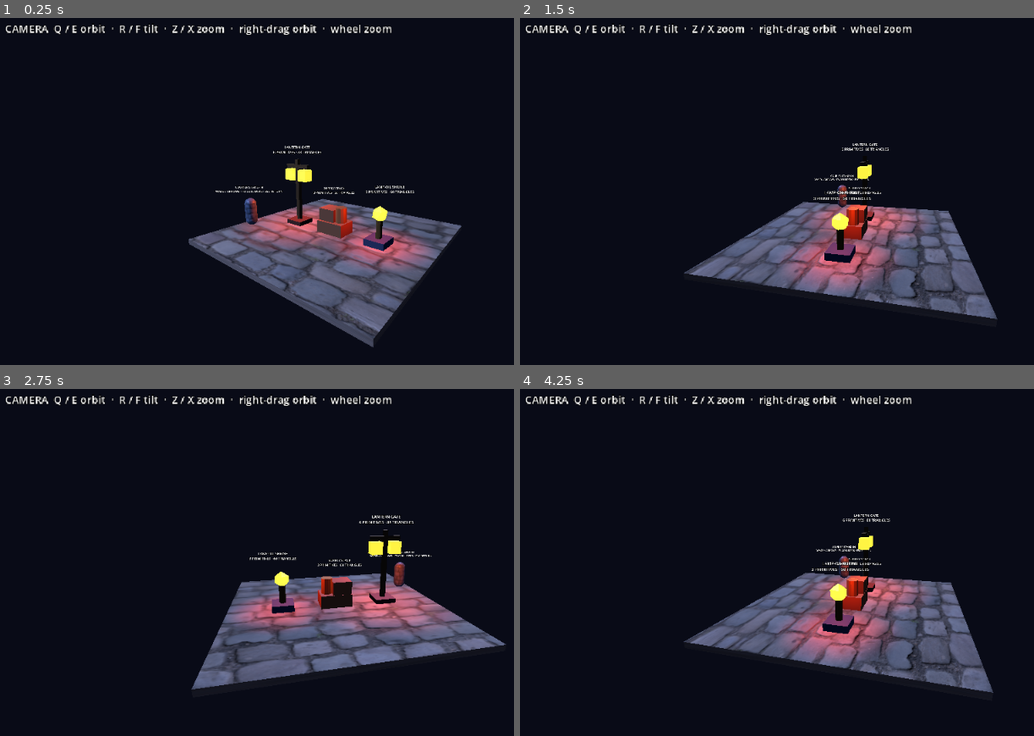
Above: before the commit, frames 1-4 (two rows, left to right).
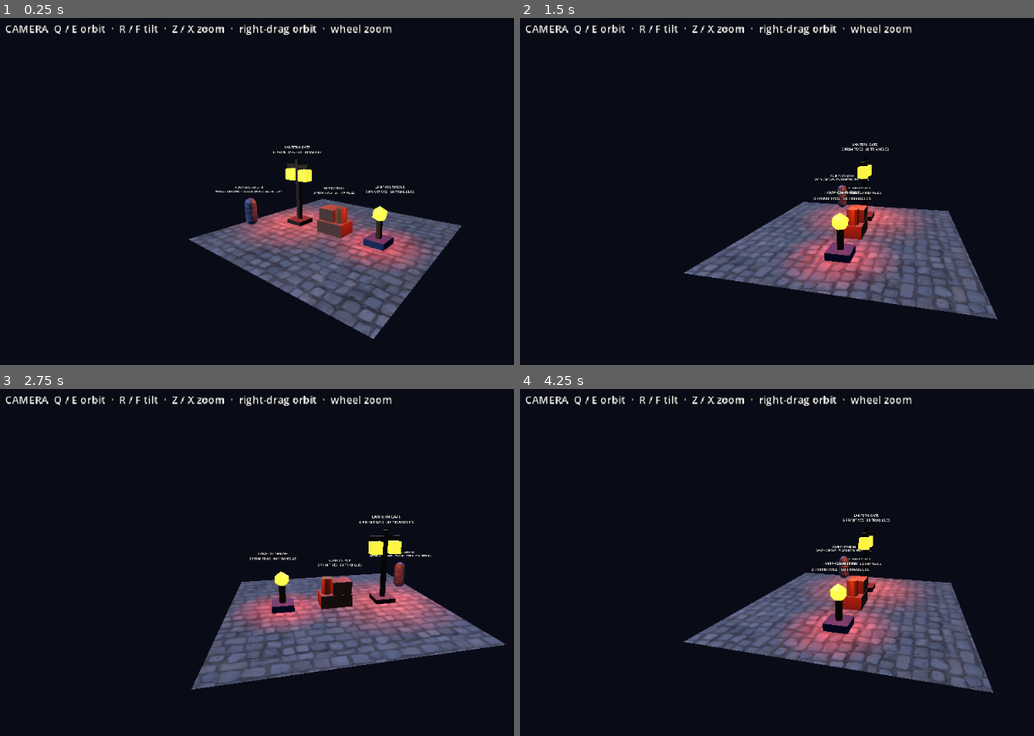
Above: after the commit, the same moments.

Repository: yanxlh/walker-lanternfall-bao-x
Game: Godot game, scene res://a5/material_room.tscn
Two runs of this game, one before a commit and one after it. Both use one fixed random seed, a clock stepped at 60 frames per second and the inputs below. This scene is started directly instead of the project's main scene.
Inputs (mouse positions are in pixels of both pictures, inside the frame that each line leads up to):
- Up to frame 1 (0.25 s): no input
- Up to frame 2 (1.5 s): tap Enter (ui_accept) at 0.5, 0.77 s; move the mouse to (1003, 184) at 0.52 s; hold E (a3_orbit_right) 0.53-1.25 s; tap Z (a3_zoom_in) at 0.6 s; click (1003, 184) at 0.67 s; drag from (720, 222) to (823, 281) at 1.27 s
- Up to frame 3 (2.75 s): tap Enter (ui_accept) at 2 s; move the mouse to (400, 493) at 2.02 s; hold E (a3_orbit_right) from 2.03 s (still down); tap Space at 2.1 s
- Up to frame 4 (4.25 s): release E (a3_orbit_right) at 2.75 s; drag from (823, 652) to (653, 517) at 2.77 s; tap Enter (ui_accept) at 3.5, 3.77 s; move the mouse to (outside the picture) at 3.52 s; hold Q (a3_orbit_left) from 3.53 s (still down); tap M at 3.6 s

The runs differ from the first frame. In frame 1, 4.9% of the frame differs, in the area x 36-90%, y 52-95%; in frame 2, 5.0%, in the area x 31-93%, y 53-87%; in frame 3, 4.8%; in frame 4, 5.0%.

Commit message:
A5 scene: floor PlaneMesh 8 x 8 at y = 0 instead of the A3 BoxMesh (Bao's decision)
The audit measured that the A3 floor BoxMesh's top face uses 1/3 x 1/2
of UV space (stones stretched 1.5:1, less than one tile at uv_scale 2).
Bao chose to override Floor/Mesh's mesh and transform in the inherited
godot/a5/material_room.tscn only; a3/, both materials and Bao's shaders
are unchanged. Bao also chose to keep the A3 ambient source (Sky, no
sky) and record its effect with a capture. Both decisions are a dated
CHANGE-BRIEF revision; MATERIALS.md finding 2 is marked resolved.
test_materials.gd still expects the BoxMesh here, so it fails 2 checks
until the expectation update in the next commit.

Co-Authored-By: Claude Opus 5.5 <noreply@anthropic.com>

Diff:
--- a/godot/a5/build_a5_materials.gd
+++ b/godot/a5/build_a5_materials.gd
@@ -73,7 +73,9 @@
 	var err := ResourceSaver.save(res, path)
 	print("saved %s: %s" % [path, error_string(err)])
 
-## An inherited scene: the A3 room unchanged, with only the two material_override properties replaced.
+## An inherited scene: the A3 room unchanged, with the two material_override properties replaced and, from the
+## 10/30 revision, the floor's BoxMesh swapped for an 8 x 8 PlaneMesh at the box's top (y = 0): the box's top face
+## uses only 1/3 x 1/2 of UV space, which stretched the stones 1.5:1 and showed less than one tile.
 ## Packing an instance made with GEN_EDIT_STATE_MAIN_INHERITED from a script saved a full copy of the room, so the
 ## inherited scene is written as text (paths only, no UIDs) and then loaded and re-saved so Godot normalizes it.
 func _build_material_room(_saved: Dictionary) -> void:
@@ -84,8 +86,10 @@
 		"[ext_resource type=\"PackedScene\" path=\"%s\" id=\"1_room\"]" % ROOM,
 		"[ext_resource type=\"Material\" path=\"res://a5/materials/cobblestone_warm_floor.tres\" id=\"2_floor\"]",
 		"[ext_resource type=\"Material\" path=\"res://a5/materials/cobblestone_cool_standin.tres\" id=\"3_standin\"]", "",
+		"[sub_resource type=\"PlaneMesh\" id=\"PlaneMesh_floor\"]", "size = Vector2(8, 8)", "",
 		"[node name=\"LanternGateRoom\" instance=ExtResource(\"1_room\")]", "",
-		"[node name=\"Mesh\" parent=\"Floor\"]", "material_override = ExtResource(\"2_floor\")", "",
+		"[node name=\"Mesh\" parent=\"Floor\"]", "transform = Transform3D(1, 0, 0, 0, 1, 0, 0, 0, 1, 0, 0, 0)",
+		"material_override = ExtResource(\"2_floor\")", "mesh = SubResource(\"PlaneMesh_floor\")", "",
 		"[node name=\"Mesh\" parent=\"StandIn\"]", "material_override = ExtResource(\"3_standin\")", ""]))
 	f.close()
 	var packed: PackedScene = ResourceLoader.load(path, "", ResourceLoader.CACHE_MODE_IGNORE)
--- a/godot/a5/material_room.tscn
+++ b/godot/a5/material_room.tscn
@@ -4,10 +4,15 @@
 [ext_resource type="Material" path="res://a5/materials/cobblestone_warm_floor.tres" id="2_floor"]
 [ext_resource type="Material" path="res://a5/materials/cobblestone_cool_standin.tres" id="3_standin"]
 
+[sub_resource type="PlaneMesh" id="PlaneMesh_floor"]
+size = Vector2(8, 8)
+
 [node name="LanternGateRoom" instance=ExtResource("1_room")]
 
 [node name="Mesh" parent="Floor"]
+transform = Transform3D(1, 0, 0, 0, 1, 0, 0, 0, 1, 0, 0, 0)
 material_override = ExtResource("2_floor")
+mesh = SubResource("PlaneMesh_floor")
 
 [node name="Mesh" parent="StandIn"]
 material_override = ExtResource("3_standin")
Not shown, changed: CHANGE-BRIEF.md
Not shown, added: evidence/assignment-5/materials/build-r2-planemesh.log
Not shown, changed: godot/MATERIALS.md
